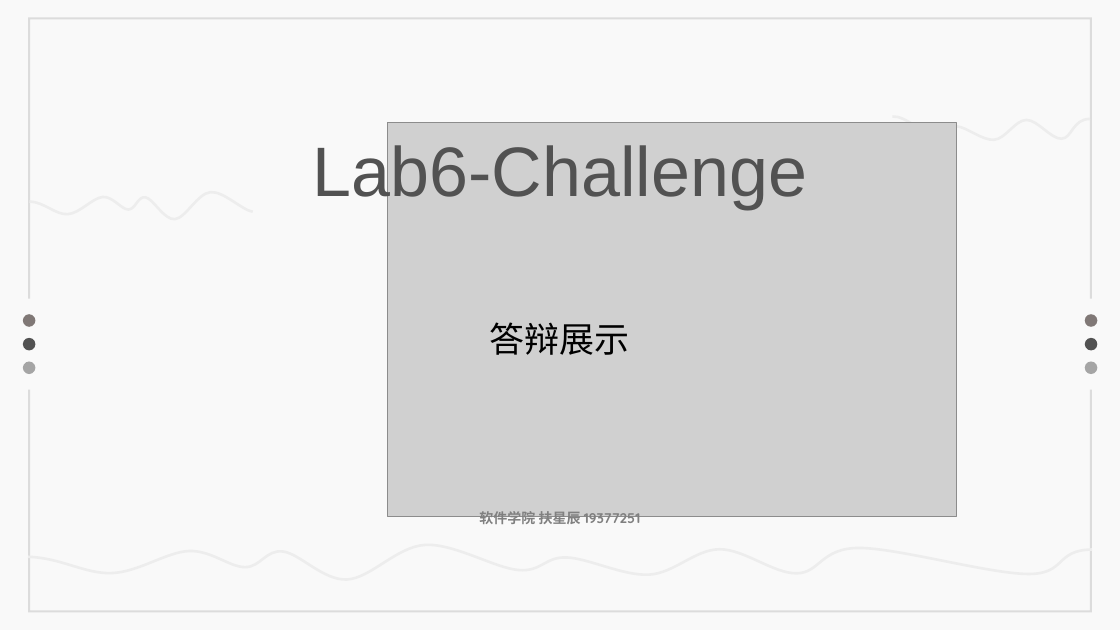
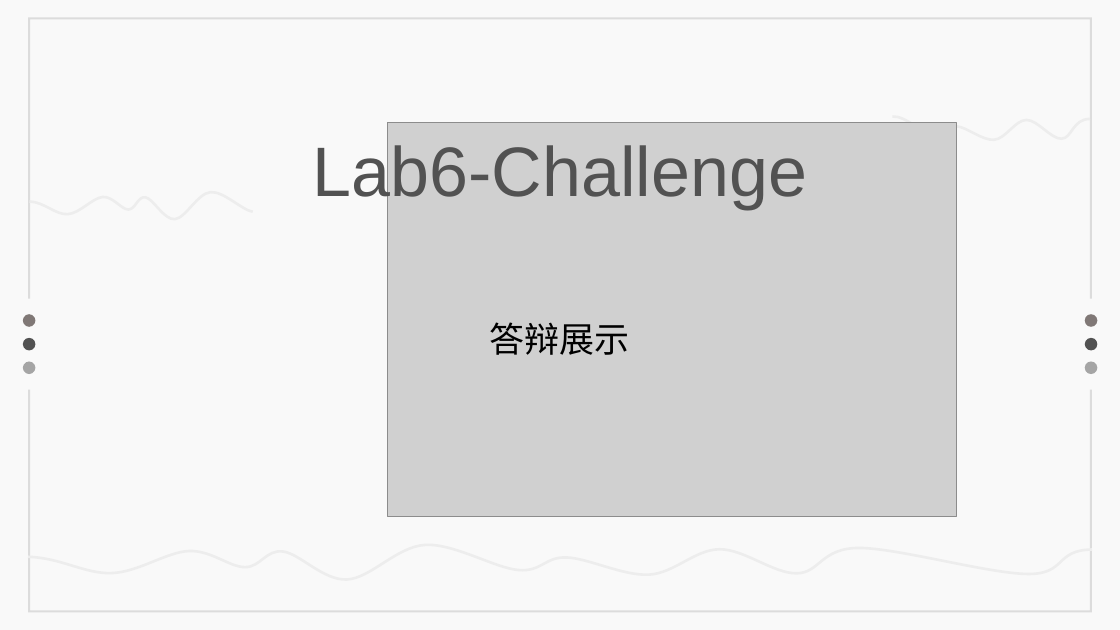
Before and after one commit to Cptzzzzz/MOS, a slide deck: slide 1 of 课下实验/lab6-challenge/答辩.pptx. Drawn at 1120x630 pixels with LibreOffice and Linux fonts; fonts in the diff are those of the drawing; grey boxes stand for pictures. Boxes give left, top, right and bottom in pixels: in the first picture for what was removed or moved away, otherwise in the second. Text is boxed around its words. In the diff, an @@ line names an element or a change of style, - is before the commit and + after.

```diff
--- a/课下实验/lab6-challenge/答辩.pptx
+++ b/课下实验/lab6-challenge/答辩.pptx
@@ text removed at (x1=479, y1=511, x2=641, y2=528) @@
-软件学院 扶星辰 19377251
```
Also in this commit, not shown: 28 other files.
